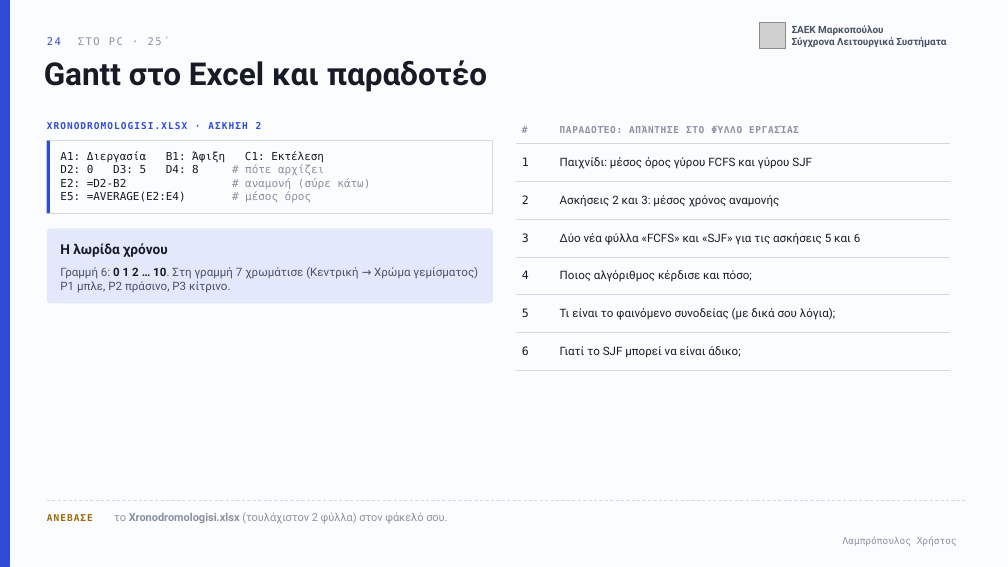
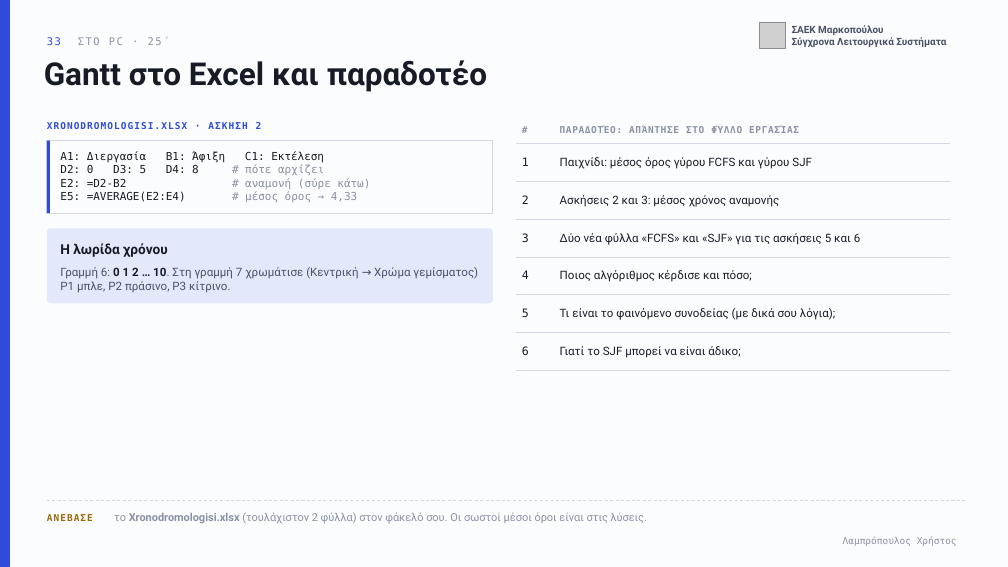
Before and after one commit to xristlamp/LAMPROPOULOS, a slide deck: slide 33 of files/markopoulo/sls-03-fcfs-sjf.pptx (slide 24 before the commit). Drawn at 1008x567 pixels with LibreOffice and Linux fonts; fonts in the diff are those of the drawing; grey boxes stand for pictures. Boxes give left, top, right and bottom in pixels: in the first picture for what was removed or moved away, otherwise in the second. Text is boxed around its words. In the diff, an @@ line names an element or a change of style, - is before the commit and + after.

```diff
--- a/files/markopoulo/sls-03-fcfs-sjf.pptx
+++ b/files/markopoulo/sls-03-fcfs-sjf.pptx
@@ text at (47, 37, 170, 45): text changed @@
-24 ΣΤΟ PC · 25΄
+33 ΣΤΟ PC · 25΄
@@ text at (60, 191, 357, 202): text changed @@
-E5: =AVERAGE(E2:E4) # μέσος όρος
+E5: =AVERAGE(E2:E4) # μέσος όρος → 4,33
@@ text at (47, 512, 647, 524): text changed @@
-ΑΝΕΒΑΣΕ το Xronodromologisi.xlsx (τουλάχιστον 2 φύλλα) στον φάκελό σου.
+ΑΝΕΒΑΣΕ το Xronodromologisi.xlsx (τουλάχιστον 2 φύλλα) στον φάκελό σου. Οι σωστοί μέσοι όροι είναι στις λύσεις.
```
Also in this commit, not shown: 22 other slides changed, 10 slides added, 1 slide removed, 4 other files.
